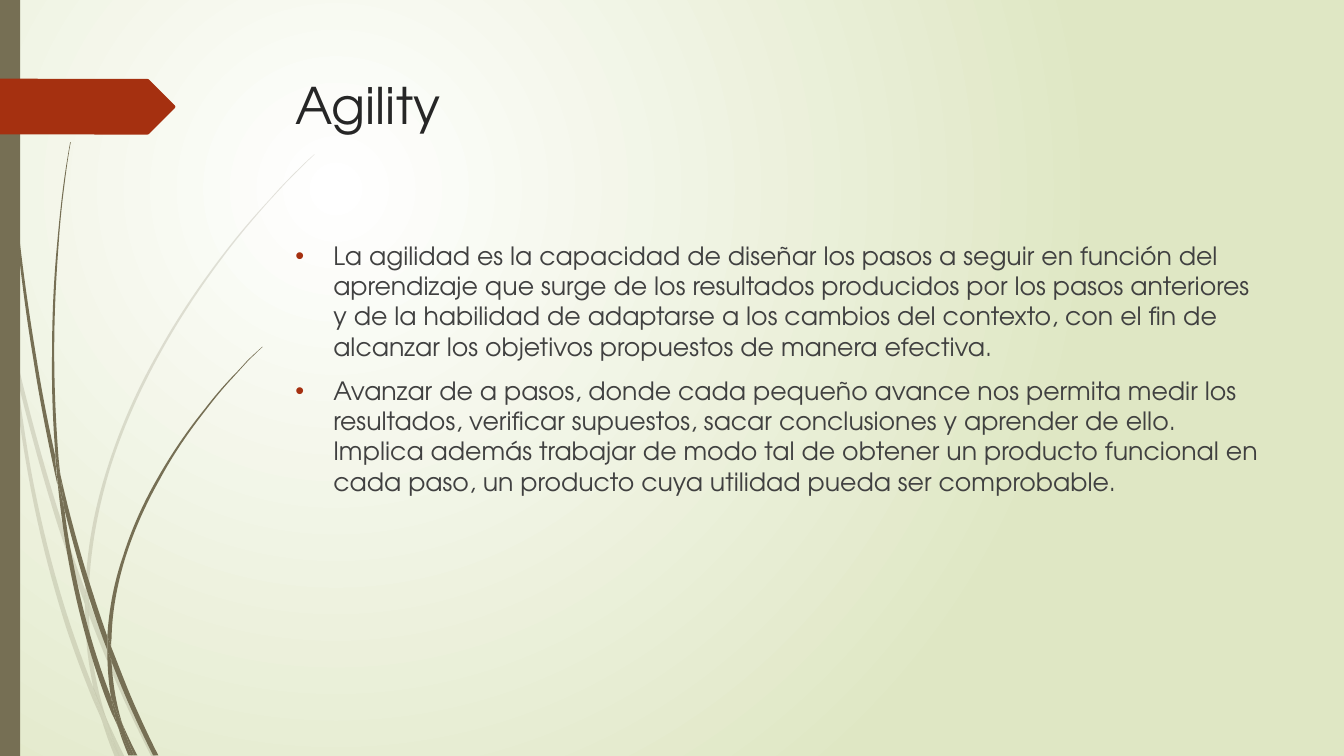
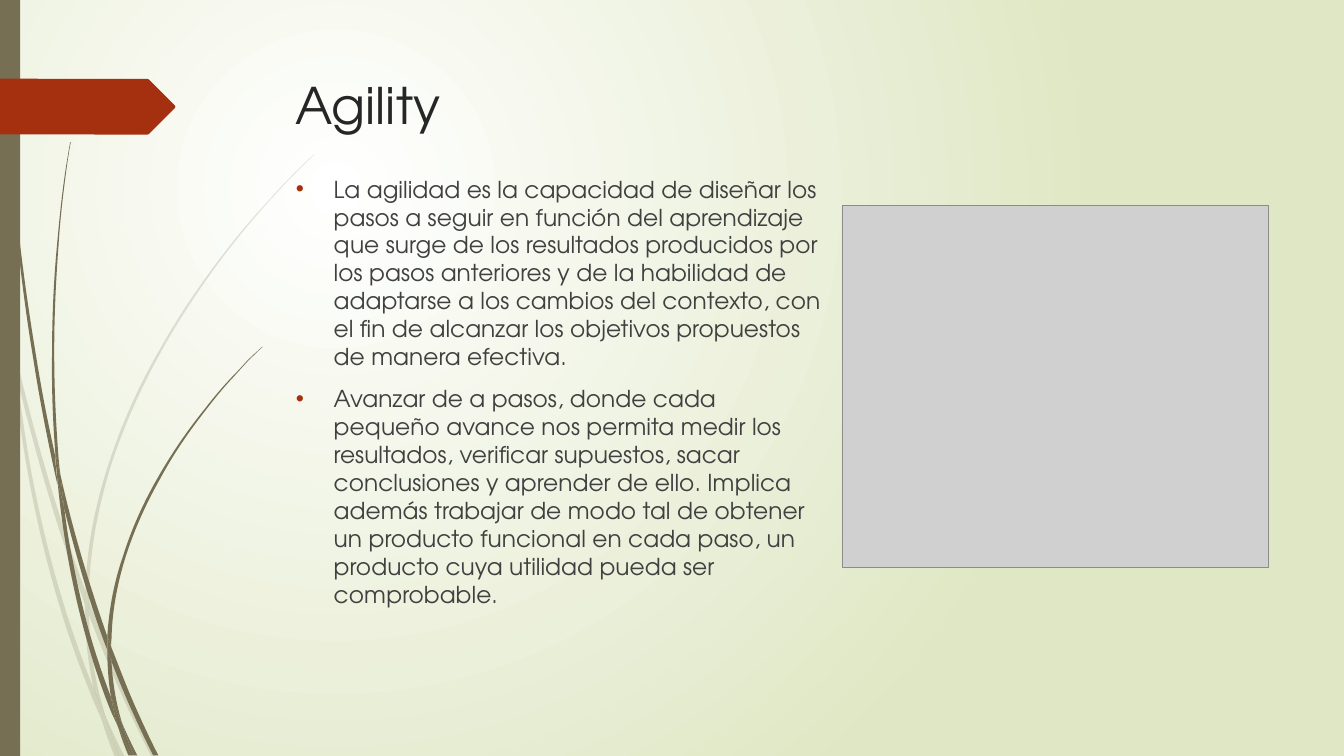
Before and after one commit to andreshiguitaperez/The-diVines, a slide deck: slide 4 of Documentos/RNF.pptx. Drawn at 1344x756 pixels with LibreOffice and Linux fonts; fonts in the diff are those of the drawing; grey boxes stand for pictures. Boxes give left, top, right and bottom in pixels: in the first picture for what was removed or moved away, otherwise in the second. Text is boxed around its words. In the diff, an @@ line names an element or a change of style, - is before the commit and + after.

```diff
--- a/Documentos/RNF.pptx
+++ b/Documentos/RNF.pptx
@@ text "La agilidad es la capacidad ...": place and size @@
-text "La agilidad es la capacidad ..." at <box>333,246,1258,496</box>
+text "La agilidad es la capacidad ..." at <box>334,181,821,580</box>
@@ text "La agilidad es la capacidad ..." at <box>334,181,821,580</box>: size 18 to 16.6 pt @@
@@ picture added at <box>843,206,1268,568</box> @@
```
Also in this commit, not shown: 6 other slides changed, 3 slides added.
